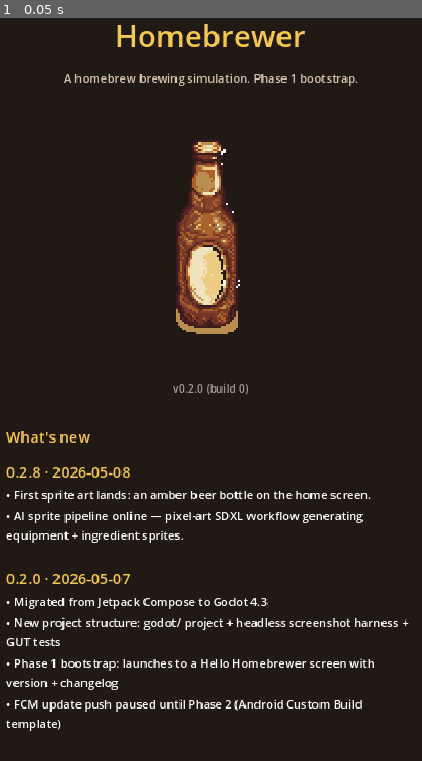
Above: before the commit, frame 1.
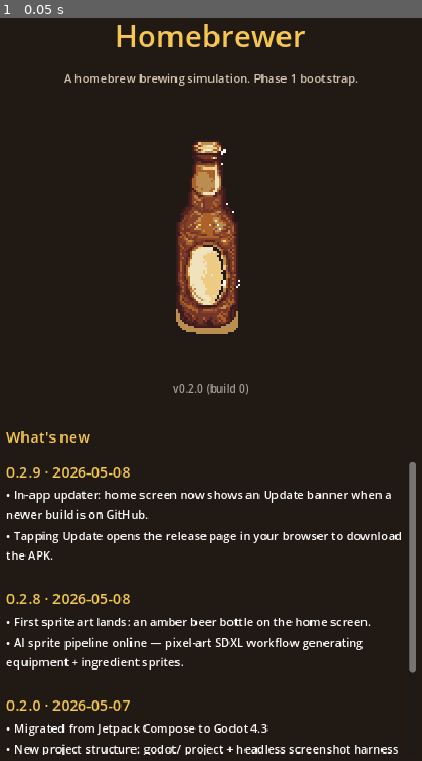
Above: after the commit, the same moment.

Repository: Shadaeiou/homebrewer
Game: Godot game, scene res://scenes/main.tscn
Same seed, same stepped clock (60 frames per second), same inputs: the game is played once before the commit and once after it.
Inputs:
- Up to frame 1 (0.05 s): no input

The runs differ from the first frame. In frame 1, 6.5% of the frame differs, in the area x 1-99%, y 59-100%.

Commit message:
Add in-app updater that polls GitHub Releases on launch
New Updater autoload (godot/systems/updater.gd) hits
api.github.com/repos/Shadaeiou/homebrewer/releases on startup, parses
v<name>+<code> tags, compares against Version.version_code, and emits
update_available with the newest release URL. The home scene shows an
"Update available" banner with an Update button that calls
OS.shell_open(release_url) — Chrome on Android takes it from there
(download + tap to install).

Phase 2B will replace the shell_open hand-off with a custom build
template + DownloadManager + install intent so the user never leaves
the app, and add the FCM client side so the post-release pushes the
workflow already sends actually surface a notification.

Co-Authored-By: Claude Opus 4.7 (1M context) <noreply@anthropic.com>

Diff:
--- a/godot/data/changelog.json
+++ b/godot/data/changelog.json
@@ -1,4 +1,12 @@
 [
+  {
+    "version": "0.2.9",
+    "date": "2026-05-08",
+    "bullets": [
+      "In-app updater: home screen now shows an Update banner when a newer build is on GitHub.",
+      "Tapping Update opens the release page in your browser to download the APK."
+    ]
+  },
   {
     "version": "0.2.8",
     "date": "2026-05-08",
--- a/godot/project.godot
+++ b/godot/project.godot
@@ -17,6 +17,7 @@
 
 Changelog="*res://systems/changelog.gd"
 Version="*res://systems/version.gd"
+Updater="*res://systems/updater.gd"
 
 [display]
 
--- a/godot/scenes/main.tscn
+++ b/godot/scenes/main.tscn
@@ -67,6 +67,30 @@
 text = "v0.0.0 (build 0)"
 horizontal_alignment = 1
 
+[node name="UpdateBanner" type="PanelContainer" parent="Margin/Body"]
+unique_name_in_owner = true
+visible = false
+layout_mode = 2
+
+[node name="UpdateRow" type="HBoxContainer" parent="Margin/Body/UpdateBanner"]
+layout_mode = 2
+theme_override_constants/separation = 12
+
+[node name="UpdateLabel" type="Label" parent="Margin/Body/UpdateBanner/UpdateRow"]
+unique_name_in_owner = true
+layout_mode = 2
+size_flags_horizontal = 3
+theme_override_colors/font_color = Color(0.96, 0.78, 0.32, 1)
+theme_override_font_sizes/font_size = 14
+text = "Update available"
+autowrap_mode = 3
+
+[node name="UpdateButton" type="Button" parent="Margin/Body/UpdateBanner/UpdateRow"]
+unique_name_in_owner = true
+layout_mode = 2
+size_flags_vertical = 4
+text = "Update"
+
 [node name="Divider" type="HSeparator" parent="Margin/Body"]
 layout_mode = 2
 
--- a/godot/scripts/main.gd
+++ b/godot/scripts/main.gd
@@ -2,10 +2,19 @@
 
 @onready var version_label: Label = %VersionLabel
 @onready var changelog_container: VBoxContainer = %ChangelogContainer
+@onready var update_banner: PanelContainer = %UpdateBanner
+@onready var update_label: Label = %UpdateLabel
+@onready var update_button: Button = %UpdateButton
 
 func _ready() -> void:
 	version_label.text = Version.full()
 	_render_changelog()
+	Updater.update_available.connect(_on_update_available)
+	update_button.pressed.connect(Updater.open_release_page)
+
+func _on_update_available(latest_name: String, latest_code: int, _release_url: String) -> void:
+	update_label.text = "Update available: v%s (build %d)" % [latest_name, latest_code]
+	update_banner.visible = true
 
 func _render_changelog() -> void:
 	for child in changelog_container.get_children():
--- /dev/null
+++ b/godot/systems/updater.gd
@@ -0,0 +1,97 @@
+extends Node
+
+## Polls GitHub Releases for a newer build and emits a signal so the UI
+## can show an "Update available" banner. Tapping the banner opens the
+## release page in the system browser (Chrome on Android), where the
+## user downloads + installs the APK manually.
+##
+## Phase 2B will replace the shell_open hand-off with a native
+## DownloadManager + install-intent flow once the custom Android build
+## template is in place.
+
+const RELEASES_URL := "https://api.github.com/repos/Shadaeiou/homebrewer/releases?per_page=10"
+
+signal update_available(latest_name: String, latest_code: int, release_url: String)
+signal update_check_finished(found: bool)
+
+var _http: HTTPRequest
+var latest_name: String = ""
+var latest_code: int = 0
+var latest_url: String = ""
+
+func _ready() -> void:
+	_http = HTTPRequest.new()
+	_http.timeout = 15.0
+	add_child(_http)
+	_http.request_completed.connect(_on_request_completed)
+	# Defer slightly so the home scene is fully laid out before we emit.
+	await get_tree().create_timer(1.0).timeout
+	check_for_updates()
+
+func check_for_updates() -> void:
+	var headers := PackedStringArray([
+		"Accept: application/vnd.github+json",
+		"User-Agent: homebrewer-updater",
+	])
+	var err := _http.request(RELEASES_URL, headers)
+	if err != OK:
+		push_warning("Updater: HTTPRequest.request() returned %d" % err)
+		update_check_finished.emit(false)
+
+func _on_request_completed(result: int, response_code: int, _headers: PackedStringArray, body: PackedByteArray) -> void:
+	if result != HTTPRequest.RESULT_SUCCESS or response_code != 200:
+		push_warning("Updater: request failed result=%d code=%d" % [result, response_code])
+		update_check_finished.emit(false)
+		return
+
+	var parsed: Variant = JSON.parse_string(body.get_string_from_utf8())
+	if typeof(parsed) != TYPE_ARRAY:
+		push_warning("Updater: unexpected response shape")
+		update_check_finished.emit(false)
+		return
+
+	var best_code := 0
+	var best_name := ""
+	var best_url := ""
+	for entry in parsed:
+		if typeof(entry) != TYPE_DICTIONARY:
+			continue
+		var tag: String = entry.get("tag_name", "")
+		var parsed_pair := _parse_tag(tag)
+		if parsed_pair.is_empty():
+			continue
+		var code: int = parsed_pair["code"]
+		if code > best_code:
+			best_code = code
+			best_name = parsed_pair["name"]
+			best_url = entry.get("html_url", "")
+
+	if best_code == 0:
+		update_check_finished.emit(false)
+		return
+
+	latest_name = best_name
+	latest_code = best_code
+	latest_url = best_url
+
+	if best_code > Version.version_code:
+		update_available.emit(best_name, best_code, best_url)
+	update_check_finished.emit(true)
+
+## Parse a tag like "v0.2.8+8" into {"name": "0.2.8", "code": 8}.
+## Returns {} if the tag doesn't match the expected shape.
+func _parse_tag(tag: String) -> Dictionary:
+	var t := tag.lstrip("v")
+	var plus := t.find("+")
+	if plus < 0:
+		return {}
+	var name := t.substr(0, plus)
+	var code_str := t.substr(plus + 1)
+	if not code_str.is_valid_int():
+		return {}
+	return {"name": name, "code": int(code_str)}
+
+func open_release_page() -> void:
+	if latest_url.is_empty():
+		return
+	OS.shell_open(latest_url)
